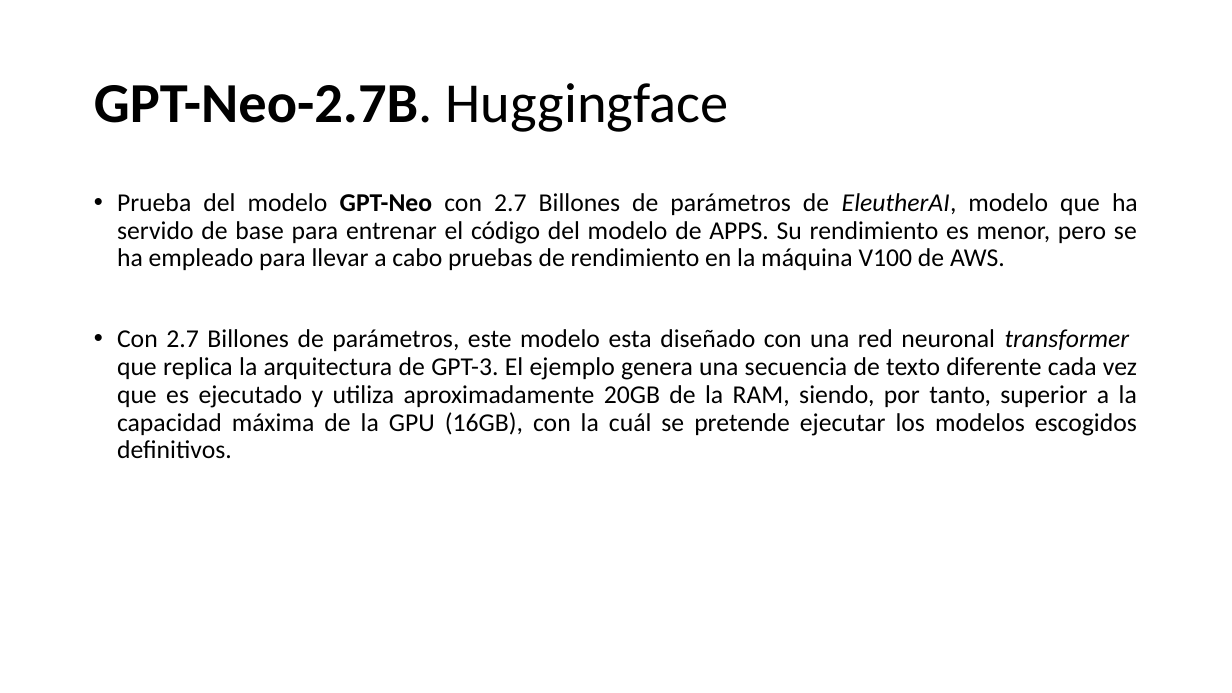
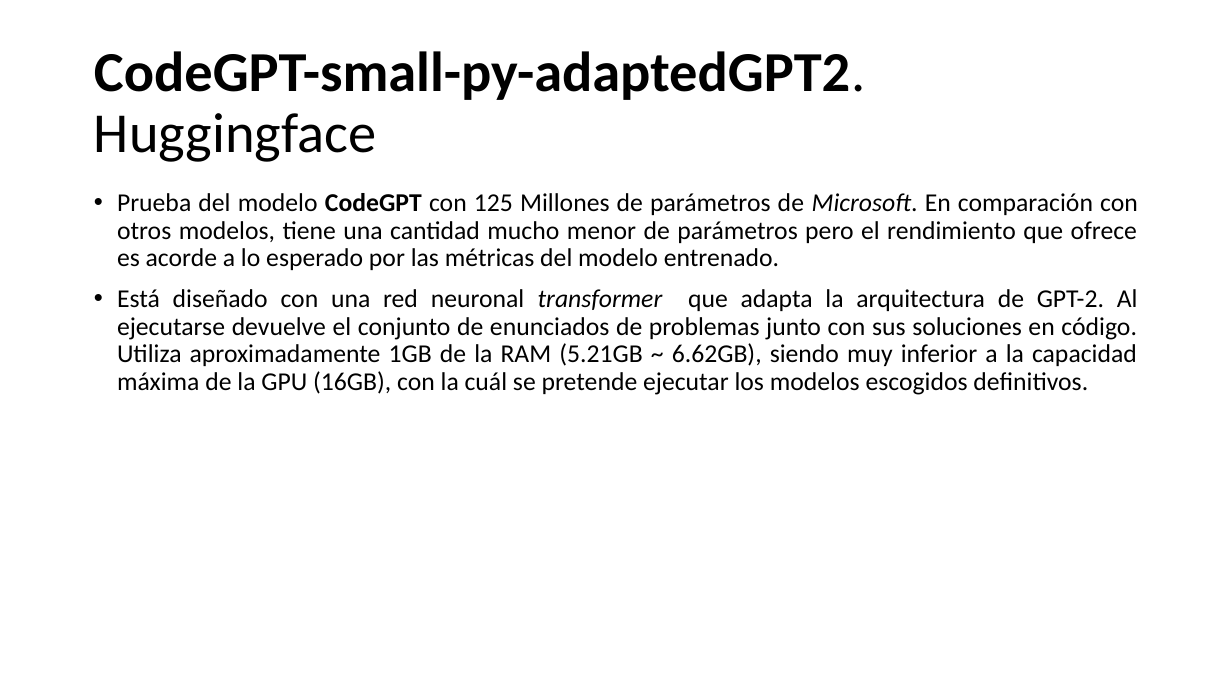
Before and after one commit to SergioCuencaNunez/AI-Pair-Programming, a slide deck: slide 4 of ai_docs/Diagramas.pptx. Drawn at 1232x693 pixels with LibreOffice and Linux fonts; fonts in the diff are those of the drawing. Boxes give left, top, right and bottom in pixels: in the first picture for what was removed or moved away, otherwise in the second. Text is boxed around its words. In the diff, an @@ line names an element or a change of style, - is before the commit and + after.

```diff
--- a/ai_docs/Diagramas.pptx
+++ b/ai_docs/Diagramas.pptx
@@ title at <box>94,51,866,162</box>: text changed @@
-GPT-Neo-2.7B. Huggingface
+CodeGPT-small-py-adaptedGPT2. Huggingface
@@ text at <box>117,193,1138,395</box>: text changed @@
-• Prueba del modelo GPT-Neo con 2.7 Billones de parámetros de EleutherAI, modelo que ha servido de base para entrenar el código del modelo de APPS. Su rendimiento es menor, pero se ha empleado para llevar a cabo pruebas de rendimiento en la máquina V100 de AWS.
-• Con 2.7 Billones de parámetros, este modelo esta diseñado con una red neuronal transformer que replica la arquitectura de GPT-3. El ejemplo genera una secuencia de texto diferente cada vez que es ejecutado y utiliza aproximadamente 20GB de la RAM, siendo, por tanto, superior a la capacidad máxima de la GPU (16GB), con la cuál se pretende ejecutar los modelos escogidos definitivos.
+• Prueba del modelo CodeGPT con 125 Millones de parámetros de Microsoft. En comparación con otros modelos, tiene una cantidad mucho menor de parámetros pero el rendimiento que ofrece es acorde a lo esperado por las métricas del modelo entrenado.
+• Está diseñado con una red neuronal transformer que adapta la arquitectura de GPT-2. Al ejecutarse devuelve el conjunto de enunciados de problemas junto con sus soluciones en código. Utiliza aproximadamente 1GB de la RAM (5.21GB ~ 6.62GB), siendo muy inferior a la capacidad máxima de la GPU (16GB), con la cuál se pretende ejecutar los modelos escogidos definitivos.
```
Also in this commit, not shown: 1 other slide changed, 3 other files.
